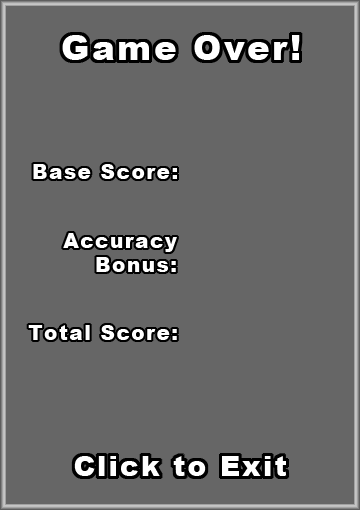
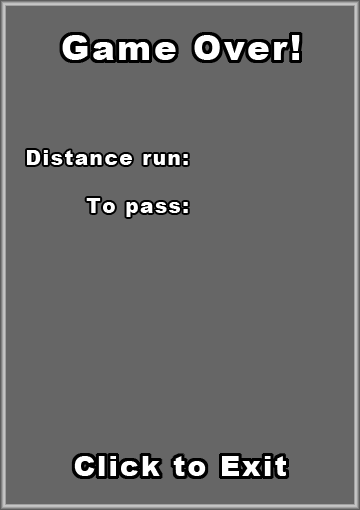
Revision of a layered 360 x 510 image; what changed, layer by layer:
removed group "Base Score" (2 layers) over (x1=31, y1=162, x2=179, y2=181)
renamed "Base Score:" to "Distance run: To pass:", moved it out of group "Base Score", painted on it over (x1=27, y1=150, x2=188, y2=217)
removed layer "Base Score outline" from group "Base Score" over (x1=31, y1=162, x2=179, y2=181)
removed group "Accuracy Bonus" (2 layers) over (x1=61, y1=231, x2=179, y2=274)
removed layer "Accuracy Bonus:" from group "Accuracy Bonus" over (x1=63, y1=233, x2=177, y2=272)
removed layer "Accuracy Bonus outline" from group "Accuracy Bonus" over (x1=61, y1=231, x2=179, y2=274)
removed group "Total Score" (2 layers) over (x1=26, y1=323, x2=179, y2=342)
removed layer "Total Score:" from group "Total Score" over (x1=28, y1=325, x2=177, y2=340)
removed layer "Total Score outline" from group "Total Score" over (x1=26, y1=323, x2=179, y2=342)
